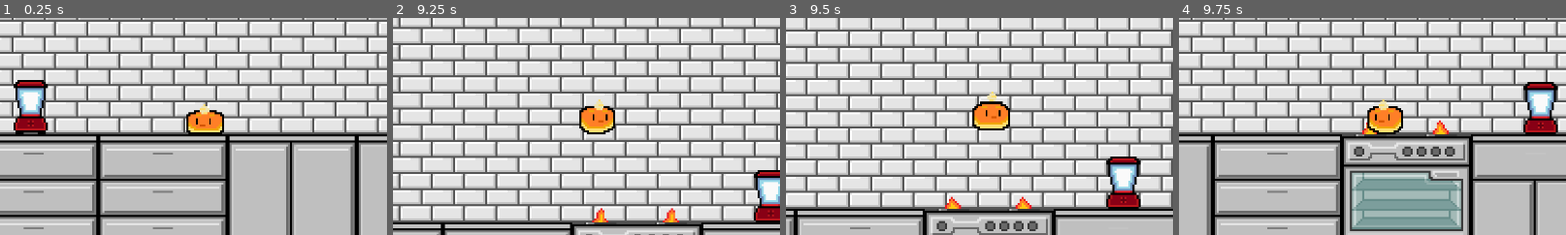
Above: before the commit, frames 1-4 (left to right).
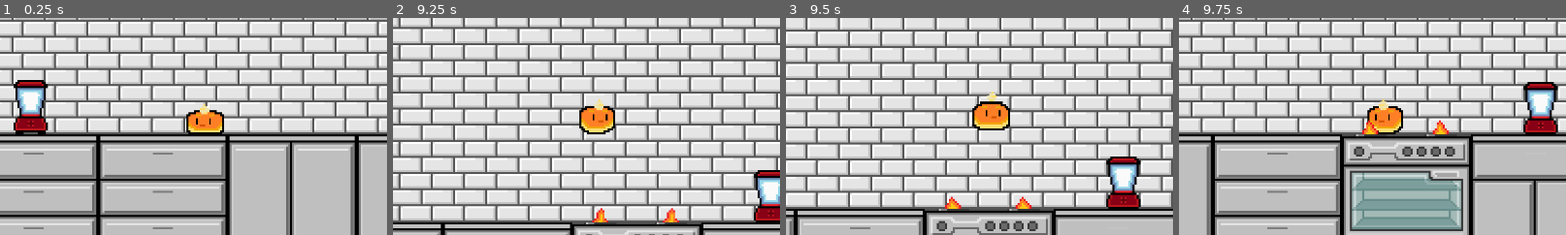
Above: after the commit, the same moments.

Repository: radicallabsapp/development
Game: Godot game, scene res://scripts/pie_game.tscn
Same seed, same stepped clock (60 frames per second), same inputs: the game is played once before the commit and once after it.
Inputs:
- Up to frame 1 (0.25 s): no input
- Up to frame 2 (9.25 s): tap Enter (ui_accept) at 0.5, 0.77, 1.52, 3.02, 3.77, 4.52, 6.02, 6.77, 7.52, 9.02 s; hold Right (ui_right) 0.53-2.03 s; hold Left (ui_left) 2.03-2.78 s; hold Right (ui_right) 2.78-4.28 s; hold Left (ui_left) 4.28-5.03 s; hold Right (ui_right) 5.03-5.78 s; hold Left (ui_left) 5.78-7.28 s; hold Right (ui_right) from 7.28 s (still down)
- Up to frame 3 (9.5 s): keep holding Right (ui_right)
- Up to frame 4 (9.75 s): release Right (ui_right) at 9.53 s; hold Left (ui_left) from 9.53 s (still down)
The pictures show only the part of the screen within x 24-74%, y 45-95%; the shares and areas given below are measured in that part.

Frames 1-3 are identical in both runs. In frame 4, less than 0.1% of the frame differs, in the area x 48-52%, y 46-54%.

Commit message:
player now renders behind flames

Diff:
--- a/Projects/pi-gamev2/scripts/pie_game.tscn
+++ b/Projects/pi-gamev2/scripts/pie_game.tscn
@@ -47,12 +47,6 @@
 tile_map_data = PackedByteArray("AAD4////AAAAAAAAAAD5////AAAAAAAAAAD6////AAAAAAAAAAD7////AAAAAAAAAAD8////AAAAAAAAAAD9// …(13360 unchanged characters)…
 tile_set = SubResource("TileSet_78t6q")
 
-[node name="flame" parent="." instance=ExtResource("3_t5vws")]
-position = Vector2(206, 0)
-
-[node name="flame2" parent="." instance=ExtResource("3_t5vws")]
-position = Vector2(241, 0)
-
 [node name="Player" parent="." instance=ExtResource("1_g4lti")]
 position = Vector2(-11, -15)
 scale = Vector2(0.933755, 1.00842)
@@ -60,6 +54,12 @@
 [node name="Camera2D" type="Camera2D" parent="Player"]
 position = Vector2(-2.14189, -50.5742)
 zoom = Vector2(3, 3)
+
+[node name="flame" parent="." instance=ExtResource("3_t5vws")]
+position = Vector2(206, 0)
+
+[node name="flame2" parent="." instance=ExtResource("3_t5vws")]
+position = Vector2(241, 0)
 
 [node name="platforms2" type="TileMapLayer" parent="."]
 tile_map_data = PackedByteArray("AAD5/wAAAAAAAAEAAAD6/wAAAAAAAAEAAAADAAAAAAACAAEAAAACAAAAAAABAAEAAAABAAAAAAADAAEAAAAEAA …(192 unchanged characters)…
